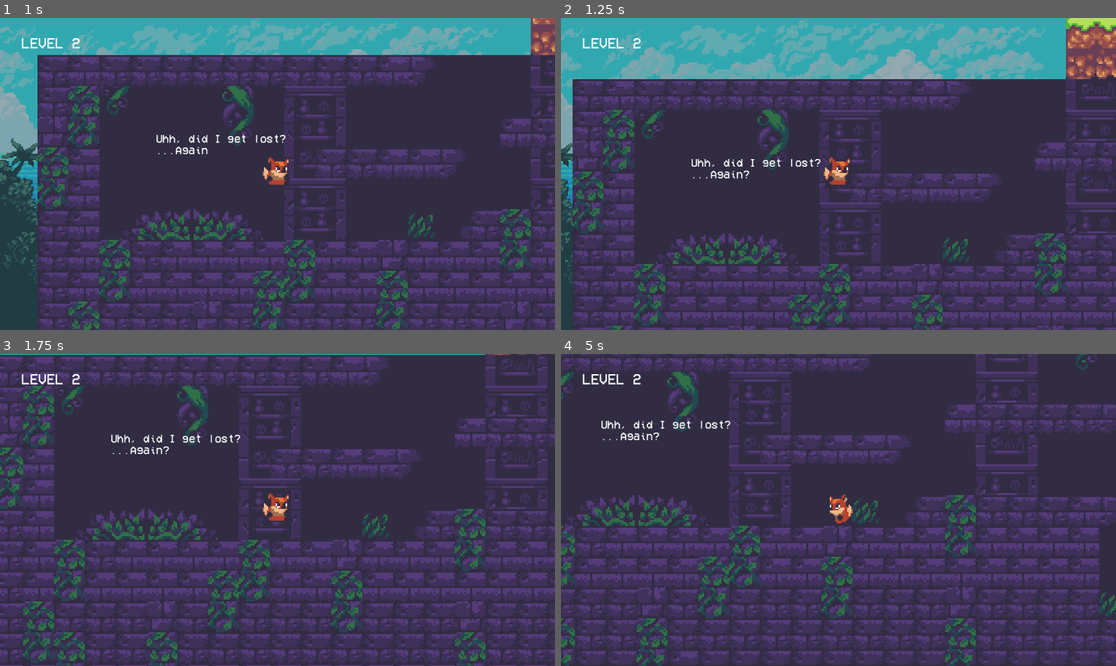
Above: before the commit, frames 1-4 (two rows, left to right).
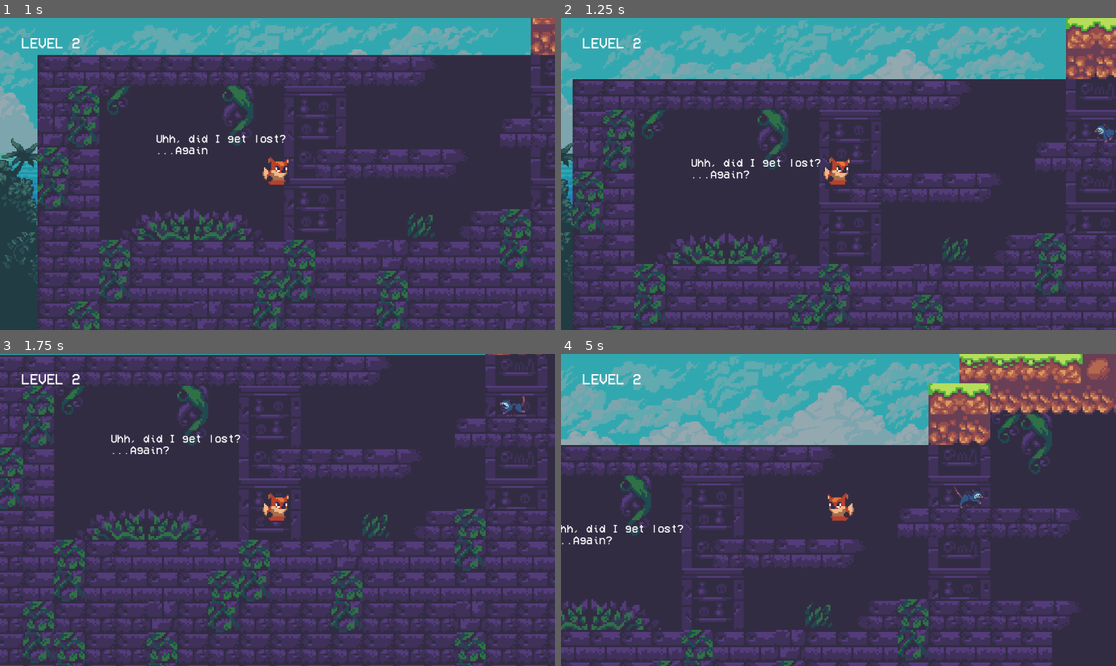
Above: after the commit, the same moments.

Repository: joselinprmt/gamedev-tutorial-6
Game: Godot game, scene res://scenes/Level2.tscn
Two runs of this game, one before a commit and one after it. Both use one fixed random seed, a clock stepped at 60 frames per second and the inputs below. This scene is started directly instead of the project's main scene.
Inputs:
- Up to frame 1 (1 s): hold Right (right) from 0.53 s (still down); tap Space (jump) at 0.77 s
- Up to frame 2 (1.25 s): keep holding Right (right)
- Up to frame 3 (1.75 s): keep holding Right (right); tap Space (jump) at 1.52 s
- Up to frame 4 (5 s): release Right (right) at 2.03 s; hold A (left) 2.03-2.78 s; hold Right (right) 2.78-4.28 s; tap Space (jump) at 3.02, 3.77, 4.52 s; hold A (left) from 4.28 s (still down)

Frame 1 is identical in both runs. In frame 2, 0.1% of the frame differs, in the area x 96-100%, y 33-40%; in frame 3, 0.1%; in frame 4, 48%, in the area x 0-100%, y 0-100%.

Commit message:
feat(level 2): add oposum as moving enemies on the ground

Diff:
--- a/scenes/Level2.tscn
+++ b/scenes/Level2.tscn
@@ -11,6 +11,7 @@
 [ext_resource type="PackedScene" uid="uid://bgwi8syopa8rf" path="res://scenes/game_objects/Eagle.tscn" id="7_7n8bf"]
 [ext_resource type="Script" path="res://scenes/game_objects/Spawner.gd" id="8_wlxcv"]
 [ext_resource type="Script" path="res://scenes/enviroments/AnimatedText.gd" id="10_230lp"]
+[ext_resource type="PackedScene" uid="uid://c3ygm42vjlggr" path="res://scenes/game_objects/Oposum.tscn" id="12_7kejl"]
 
 [sub_resource type="TileSetAtlasSource" id="TileSetAtlasSource_l3ry5"]
 texture = ExtResource("5_y0j0p")
@@ -169,11 +170,11 @@
 14:16/0 = 0
 15:16/0 = 0
 17:16/0 = 0
-17:16/0/physics_layer_0/polygon_0/points = PackedVector2Array(8, -3.74766, 8, 8, -3.39411, 8)
+17:16/0/physics_layer_0/polygon_0/points = PackedVector2Array(3.05, 1.05, 8, 0.150001, 8, 8, 2.45, 8)
 18:16/0 = 0
 18:16/0/physics_layer_0/polygon_0/points = PackedVector2Array(-8, -8, 8, -8, 8, 8, -8, 8)
 19:16/0 = 0
-19:16/0/physics_layer_0/polygon_0/points = PackedVector2Array(-8, -8, 8, -8, 8, -1.02453, -2.36088, 8, -8, 8)
+19:16/0/physics_layer_0/polygon_0/points = PackedVector2Array(-8, -8, 1.25, -8, -2.36088, 8, -8, 8)
 1:17/0 = 0
 2:17/0 = 0
 2:17/0/physics_layer_0/polygon_0/points = PackedVector2Array(-8, -8, 8, -8, 8, 8, -8, 8)
@@ -307,11 +308,10 @@
 tile_map_data = PackedByteArray("AAD+/wgAAAALABIAAAD//wgAAAASABAAAAAAAAgAAAASABAAAAABAAgAAAASABAAAAACAAgAAAASABAAAAADAA …(7152 unchanged characters)…
 tile_set = SubResource("TileSet_oswxw")
 
-[node name="Spawner" type="Node2D" parent="."]
+[node name="EagleSpawner" type="Node2D" parent="."]
 position = Vector2(959, -1290)
 script = ExtResource("8_wlxcv")
 obstacle = ExtResource("7_7n8bf")
-timer = 20
 init_time = 30
 
 [node name="Texts" type="Node" parent="."]
@@ -564,8 +564,18 @@
 position = Vector2(101, 134)
 shape = SubResource("RectangleShape2D_a0l68")
 
+[node name="Enemies" type="Node" parent="."]
+
+[node name="Oposum" parent="Enemies" instance=ExtResource("12_7kejl")]
+position = Vector2(1064, 327)
+
+[node name="Oposum2" parent="Enemies" instance=ExtResource("12_7kejl")]
+position = Vector2(1336, -63)
+
+[node name="Oposum3" parent="Enemies" instance=ExtResource("12_7kejl")]
+position = Vector2(1596, -512)
+
 [node name="Player" parent="." instance=ExtResource("6_7f43x")]
-z_index = 1
 position = Vector2(62, 318)
 collision_layer = 3
 collision_mask = 3
--- a/scenes/game_objects/Eagle.tscn
+++ b/scenes/game_objects/Eagle.tscn
@@ -2,6 +2,12 @@
 
 [ext_resource type="Script" path="res://scenes/game_objects/Eagle.gd" id="1_wa4xb"]
 [ext_resource type="Texture2D" uid="uid://vxmljh67xuc2" path="res://assets/sunny-land/character/eagle.png" id="2_snvmm"]
+
+[sub_resource type="RectangleShape2D" id="RectangleShape2D_j6int"]
+size = Vector2(31.5, 37.75)
+
+[sub_resource type="RectangleShape2D" id="RectangleShape2D_rdug0"]
+size = Vector2(70, 83)
 
 [sub_resource type="AtlasTexture" id="AtlasTexture_wvsx2"]
 atlas = ExtResource("2_snvmm")
@@ -36,23 +42,12 @@
 }],
 "loop": true,
 "name": &"default",
-"speed": 5.0
+"speed": 6.0
 }]
-
-[sub_resource type="RectangleShape2D" id="RectangleShape2D_j6int"]
-size = Vector2(31.5, 37.75)
-
-[sub_resource type="RectangleShape2D" id="RectangleShape2D_rdug0"]
-size = Vector2(70, 83)
 
 [node name="RigidBody2D" type="RigidBody2D"]
 gravity_scale = 0.2
 script = ExtResource("1_wa4xb")
-
-[node name="AnimatedSprite2D" type="AnimatedSprite2D" parent="."]
-scale = Vector2(2, 2)
-sprite_frames = SubResource("SpriteFrames_ye0t2")
-autoplay = "default"
 
 [node name="CollisionShape2D" type="CollisionShape2D" parent="."]
 position = Vector2(-0.5, -0.75)
@@ -65,4 +60,10 @@
 position = Vector2(-1, -0.5)
 shape = SubResource("RectangleShape2D_rdug0")
 
+[node name="AnimatedSprite2D" type="AnimatedSprite2D" parent="."]
+scale = Vector2(2, 2)
+sprite_frames = SubResource("SpriteFrames_ye0t2")
+autoplay = "default"
+frame_progress = 0.843021
+
 [connection signal="body_entered" from="Area2D" to="." method="_on_area_2d_body_entered"]
--- /dev/null
+++ b/scenes/game_objects/Oposum.gd
@@ -0,0 +1,41 @@
+extends CharacterBody2D
+
+@export var speed: int = -60
+@export var gravity: int = 1200
+@export var scene_name: String = "LoseScreen"
+
+var facing_right = false
+
+
+func _ready() -> void:
+	add_to_group("enemy")
+
+
+func _physics_process(delta):
+	if not is_on_floor():
+		velocity.y =+ gravity + delta
+
+	if !$RayCast2D.is_colliding() and is_on_floor():
+		flip()
+
+	velocity.x = speed
+	move_and_slide()
+
+
+func flip():
+	facing_right = !facing_right
+
+	scale.x = abs(scale.x) * -1
+	if facing_right:
+		speed = abs(speed)
+	else:
+		speed = abs(speed) * -1
+
+
+func change_scene():
+	get_tree().change_scene_to_file("res://scenes/signals/" + scene_name + ".tscn")
+
+
+func _on_area_2d_body_entered(body: Node2D) -> void:
+	if body.get_name() == "Player":
+		call_deferred("change_scene")
--- /dev/null
+++ b/scenes/game_objects/Oposum.tscn
@@ -0,0 +1,87 @@
+[gd_scene load_steps=12 format=3 uid="uid://c3ygm42vjlggr"]
+
+[ext_resource type="Script" path="res://scenes/game_objects/Oposum.gd" id="1_cfnic"]
+[ext_resource type="Texture2D" uid="uid://cvqepcrhwuvy4" path="res://assets/sunny-land/character/oposum.png" id="1_wadug"]
+
+[sub_resource type="RectangleShape2D" id="RectangleShape2D_ah5ew"]
+size = Vector2(24, 18)
+
+[sub_resource type="RectangleShape2D" id="RectangleShape2D_g0ik1"]
+size = Vector2(36, 21)
+
+[sub_resource type="AtlasTexture" id="AtlasTexture_q40st"]
+atlas = ExtResource("1_wadug")
+region = Rect2(0, 0, 36, 28)
+
+[sub_resource type="AtlasTexture" id="AtlasTexture_ouiru"]
+atlas = ExtResource("1_wadug")
+region = Rect2(36, 0, 36, 28)
+
+[sub_resource type="AtlasTexture" id="AtlasTexture_w527q"]
+atlas = ExtResource("1_wadug")
+region = Rect2(72, 0, 36, 28)
+
+[sub_resource type="AtlasTexture" id="AtlasTexture_cp5dx"]
+atlas = ExtResource("1_wadug")
+region = Rect2(108, 0, 36, 28)
+
+[sub_resource type="AtlasTexture" id="AtlasTexture_qo6ek"]
+atlas = ExtResource("1_wadug")
+region = Rect2(144, 0, 36, 28)
+
+[sub_resource type="AtlasTexture" id="AtlasTexture_icwap"]
+atlas = ExtResource("1_wadug")
+region = Rect2(180, 0, 36, 28)
+
+[sub_resource type="SpriteFrames" id="SpriteFrames_qecm4"]
+animations = [{
+"frames": [{
+"duration": 1.0,
+"texture": SubResource("AtlasTexture_q40st")
+}, {
+"duration": 1.0,
+"texture": SubResource("AtlasTexture_ouiru")
+}, {
+"duration": 1.0,
+"texture": SubResource("AtlasTexture_w527q")
+}, {
+"duration": 1.0,
+"texture": SubResource("AtlasTexture_cp5dx")
+}, {
+"duration": 1.0,
+"texture": SubResource("AtlasTexture_qo6ek")
+}, {
+"duration": 1.0,
+"texture": SubResource("AtlasTexture_icwap")
+}],
+"loop": true,
+"name": &"default",
+"speed": 7.0
+}]
+
+[node name="Oposum" type="CharacterBody2D"]
+script = ExtResource("1_cfnic")
+
+[node name="CollisionShape2D" type="CollisionShape2D" parent="."]
+position = Vector2(-8, 7)
+scale = Vector2(2, 2)
+shape = SubResource("RectangleShape2D_ah5ew")
+
+[node name="Area2D" type="Area2D" parent="."]
+scale = Vector2(2, 2)
+
+[node name="CollisionShape2D" type="CollisionShape2D" parent="Area2D"]
+position = Vector2(0, 3.5)
+shape = SubResource("RectangleShape2D_g0ik1")
+
+[node name="RayCast2D" type="RayCast2D" parent="."]
+position = Vector2(-39, 0)
+target_position = Vector2(0, 40)
+
+[node name="AnimatedSprite2D" type="AnimatedSprite2D" parent="."]
+scale = Vector2(2, 2)
+sprite_frames = SubResource("SpriteFrames_qecm4")
+autoplay = "default"
+frame_progress = 0.156993
+
+[connection signal="body_entered" from="Area2D" to="." method="_on_area_2d_body_entered"]
--- a/scenes/game_objects/Player.tscn
+++ b/scenes/game_objects/Player.tscn
@@ -2,6 +2,12 @@
 
 [ext_resource type="Script" path="res://scenes/game_objects/Player.gd" id="1_u17em"]
 [ext_resource type="Texture2D" uid="uid://bt8gb54hjkhl1" path="res://assets/sunny-land/character/player.png" id="2_d5558"]
+
+[sub_resource type="RectangleShape2D" id="1"]
+size = Vector2(52, 50)
+
+[sub_resource type="RectangleShape2D" id="RectangleShape2D_pejhe"]
+size = Vector2(66, 82)
 
 [sub_resource type="AtlasTexture" id="AtlasTexture_831bm"]
 atlas = ExtResource("2_d5558")
@@ -105,24 +111,11 @@
 "speed": 8.0
 }]
 
-[sub_resource type="RectangleShape2D" id="1"]
-size = Vector2(52, 50)
-
-[sub_resource type="RectangleShape2D" id="RectangleShape2D_pejhe"]
-size = Vector2(66, 82)
-
 [node name="Player" type="CharacterBody2D"]
 z_index = 1
 texture_filter = 1
 script = ExtResource("1_u17em")
 jump_speed = -600
-
-[node name="AnimatedSprite2D" type="AnimatedSprite2D" parent="."]
-position = Vector2(1, -14)
-scale = Vector2(3, 3)
-sprite_frames = SubResource("SpriteFrames_ou2ci")
-animation = &"Walk"
-frame_progress = 0.916728
 
 [node name="CollisionShape2D" type="CollisionShape2D" parent="."]
 position = Vector2(-2, 8)
@@ -135,4 +128,11 @@
 [node name="CollisionShape2D" type="CollisionShape2D" parent="HurtBox"]
 shape = SubResource("RectangleShape2D_pejhe")
 
+[node name="AnimatedSprite2D" type="AnimatedSprite2D" parent="."]
+position = Vector2(1, -14)
+scale = Vector2(3, 3)
+sprite_frames = SubResource("SpriteFrames_ou2ci")
+animation = &"Walk"
+frame_progress = 0.916728
+
 [connection signal="area_entered" from="HurtBox" to="." method="_on_hurt_box_area_entered"]
Not shown: 1 places in scenes/Level2.tscn that only renumber resources
Not shown, added: scenes/game_objects/Opo8C0C.tmp
